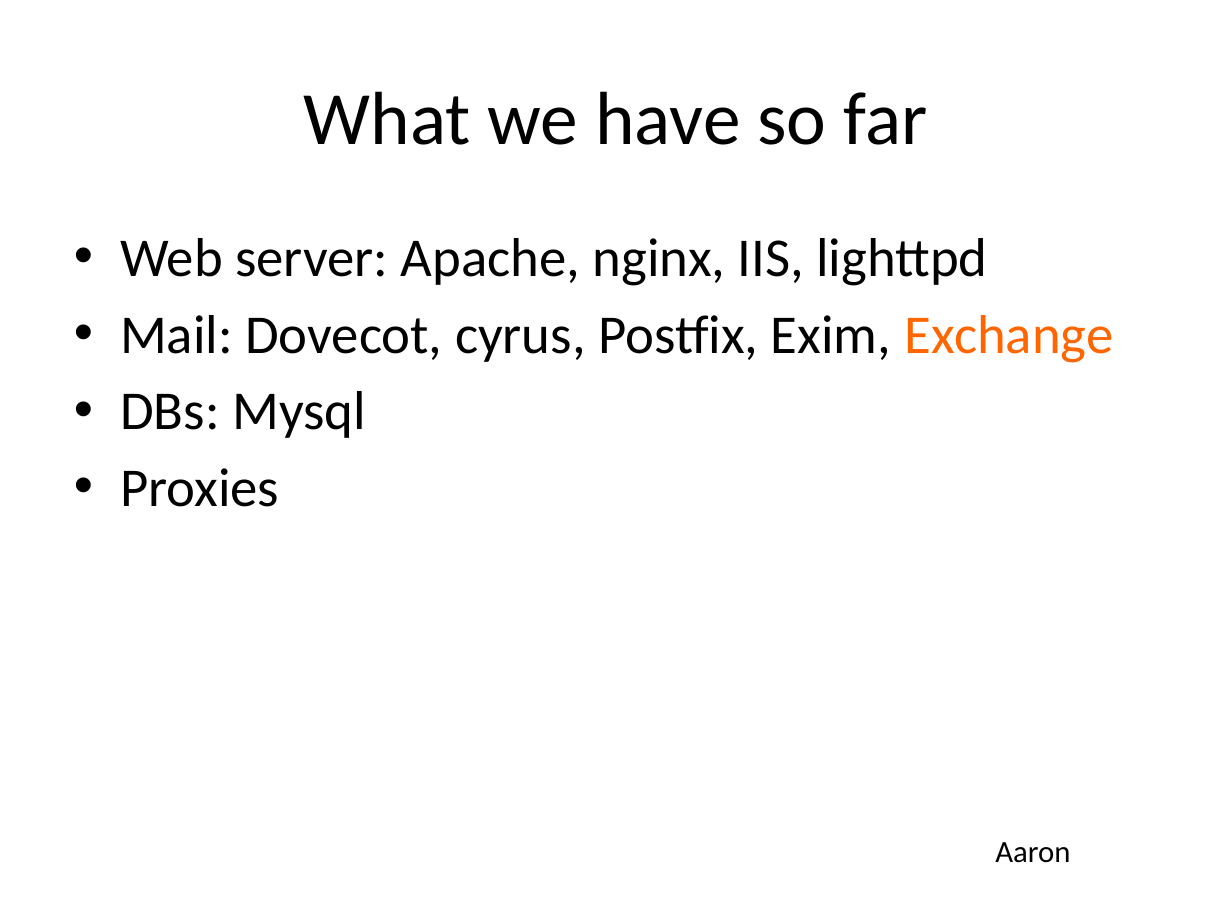
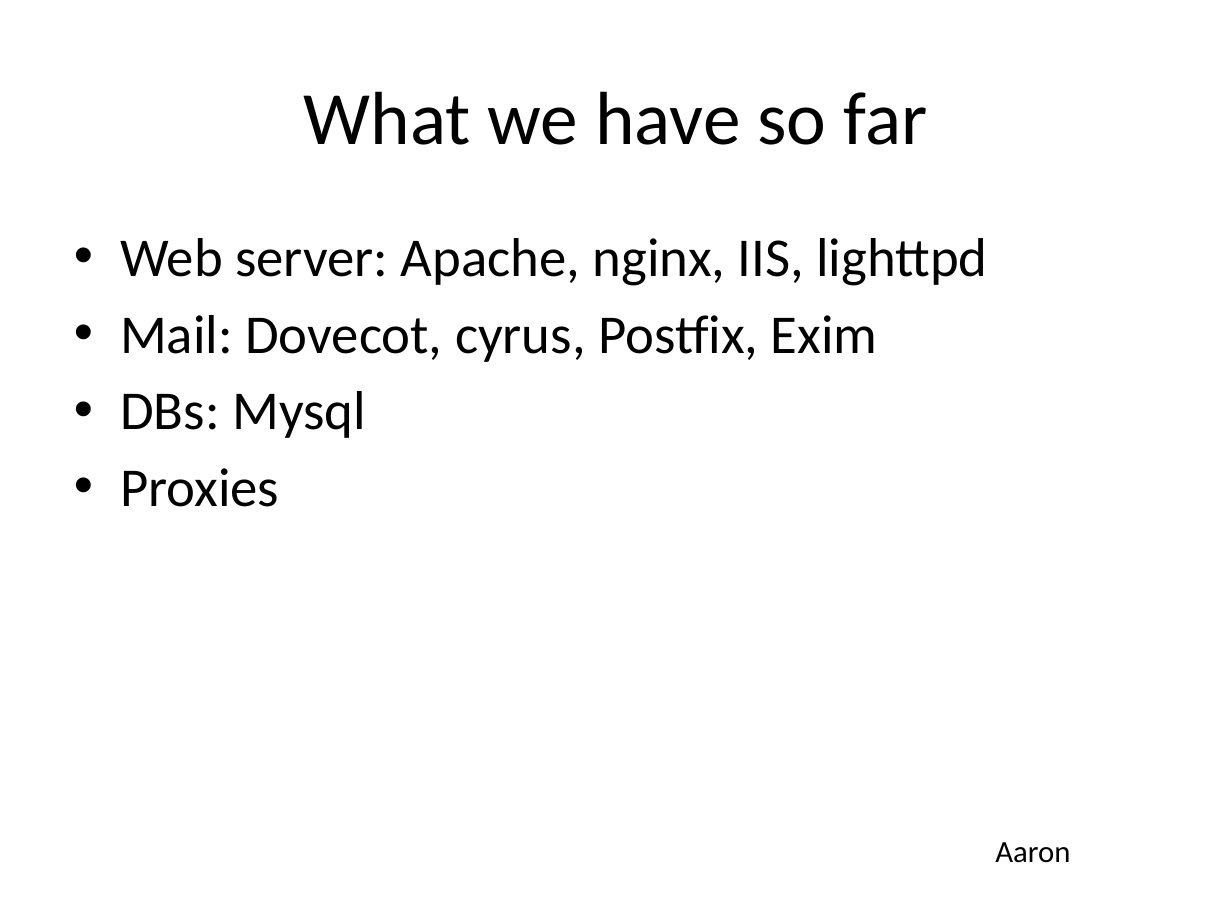
Before and after one commit to BetterCrypto/Applied-Crypto-Hardening, a slide deck: slide 28 of presentations/20131122-Deepsec-ACH project.pptx (slide 29 before the commit). Drawn at 1232x924 pixels with LibreOffice and Linux fonts; fonts in the diff are those of the drawing. Boxes give left, top, right and bottom in pixels: in the first picture for what was removed or moved away, otherwise in the second. Text is boxed around its words. In the diff, an @@ line names an element or a change of style, - is before the commit and + after.

```diff
--- a/presentations/20131122-Deepsec-ACH project.pptx
+++ b/presentations/20131122-Deepsec-ACH project.pptx
@@ text at [120, 315, 878, 362]: text changed @@
-• Mail: Dovecot, cyrus, Postfix, Exim, Exchange
+• Mail: Dovecot, cyrus, Postfix, Exim
```
Also in this commit, not shown: 9 other slides changed, 1 slide removed.
